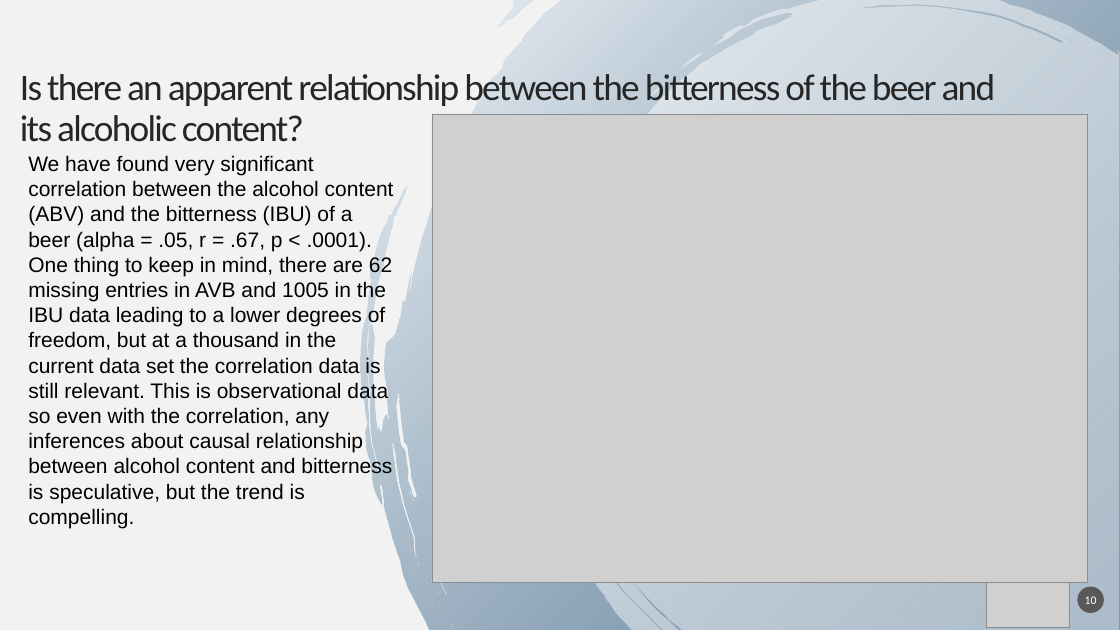
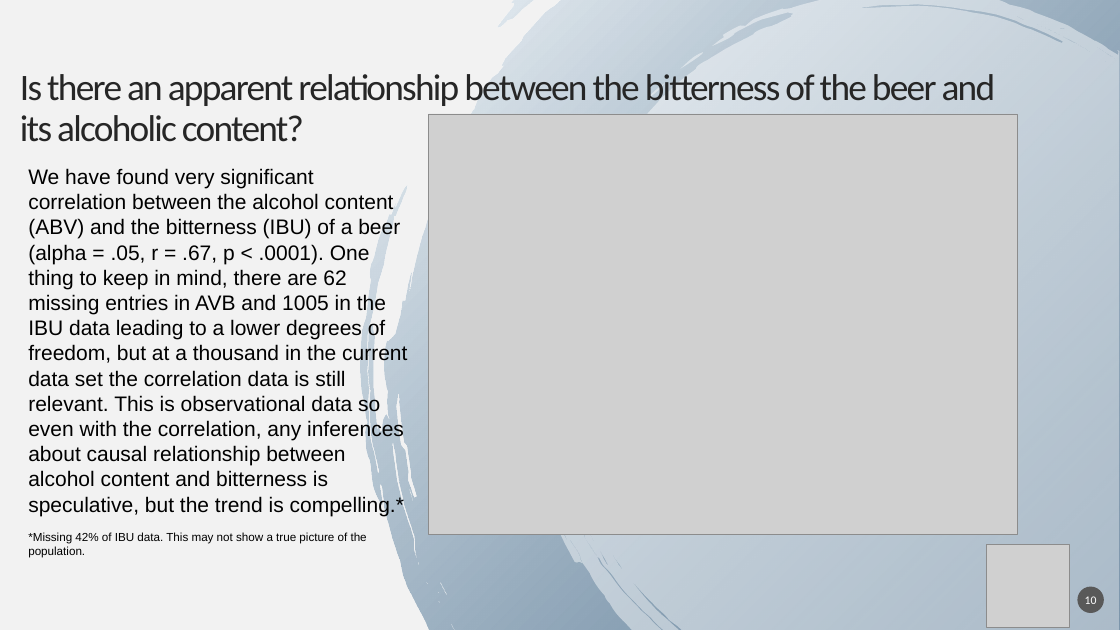
Before and after one commit to RudranilMitra/BeersAndBreweries, a slide deck: slide 10 of 2019 Brew Forward Project.pptx. Drawn at 1120x630 pixels with LibreOffice and Linux fonts; fonts in the diff are those of the drawing; grey boxes stand for pictures; background and template pictures are left out. Boxes give left, top, right and bottom in pixels: in the first picture for what was removed or moved away, otherwise in the second. Text is boxed around its words. In the diff, an @@ line names an element or a change of style, - is before the commit and + after.

```diff
--- a/2019 Brew Forward Project.pptx
+++ b/2019 Brew Forward Project.pptx
@@ picture: place and size @@
-picture at <box>432,114,1088,583</box>
+picture at <box>429,114,1017,535</box>
@@ text at <box>28,168,407,558</box>: text changed @@
-We have found very significant correlation between the alcohol content (ABV) and the bitterness (IBU) of a beer (alpha = .05, r = .67, p < .0001). One thing to keep in mind, there are 62 missing entries in AVB and 1005 in the IBU data leading to a lower degrees of freedom, but at a thousand in the current data set the correlation data is still relevant. This is observational data so even with the correlation, any inferences about causal relationship between alcohol content and bitterness is speculative, but the trend is compelling.
+We have found very significant correlation between the alcohol content (ABV) and the bitterness (IBU) of a beer (alpha = .05, r = .67, p < .0001). One thing to keep in mind, there are 62 missing entries in AVB and 1005 in the IBU data leading to a lower degrees of freedom, but at a thousand in the current data set the correlation data is still relevant. This is observational data so even with the correlation, any inferences about causal relationship between alcohol content and bitterness is speculative, but the trend is compelling.*
+*Missing 42% of IBU data. This may not show a true picture of the population.
```
Also in this commit, not shown: 7 other slides changed, 3 other files.
